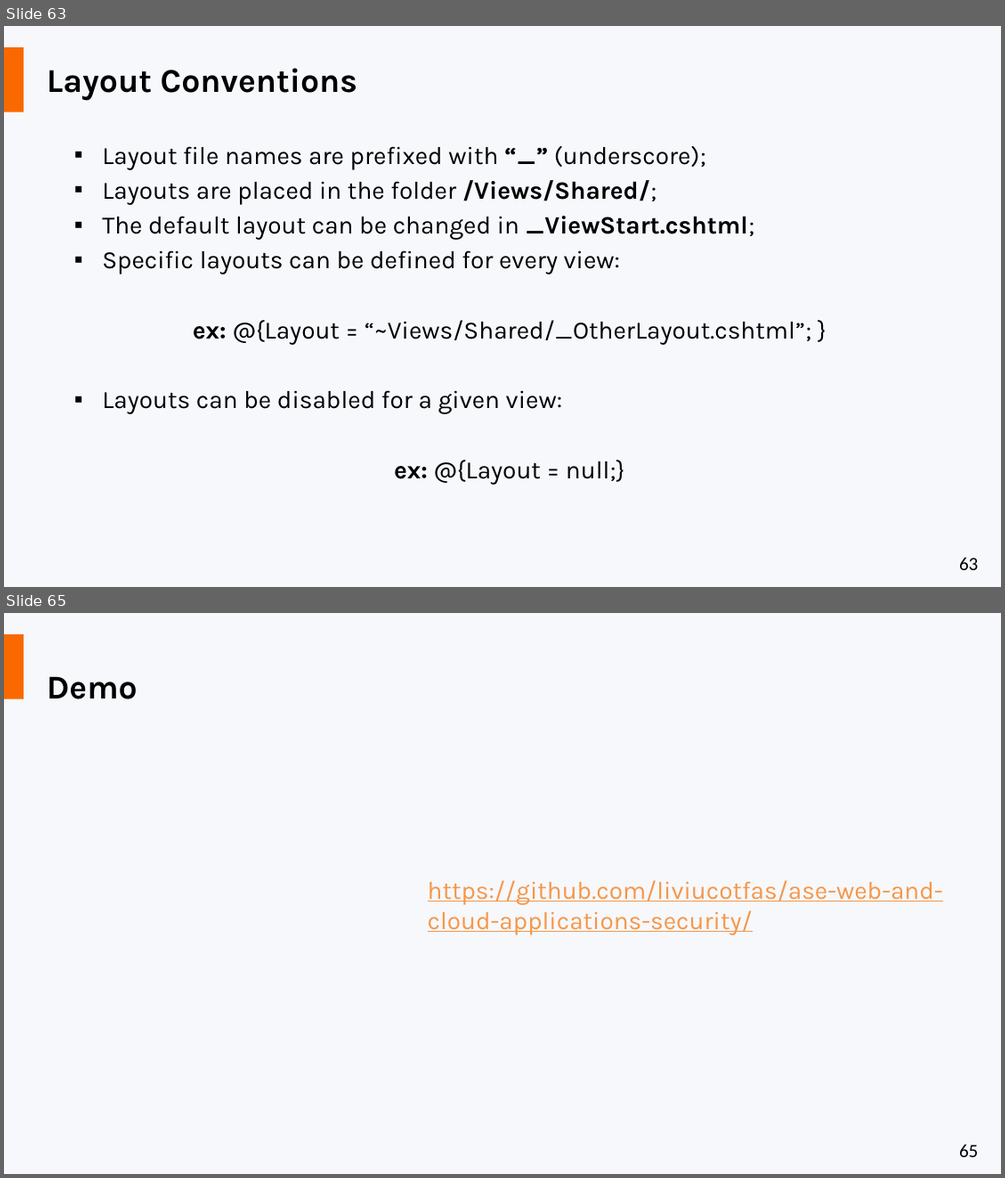
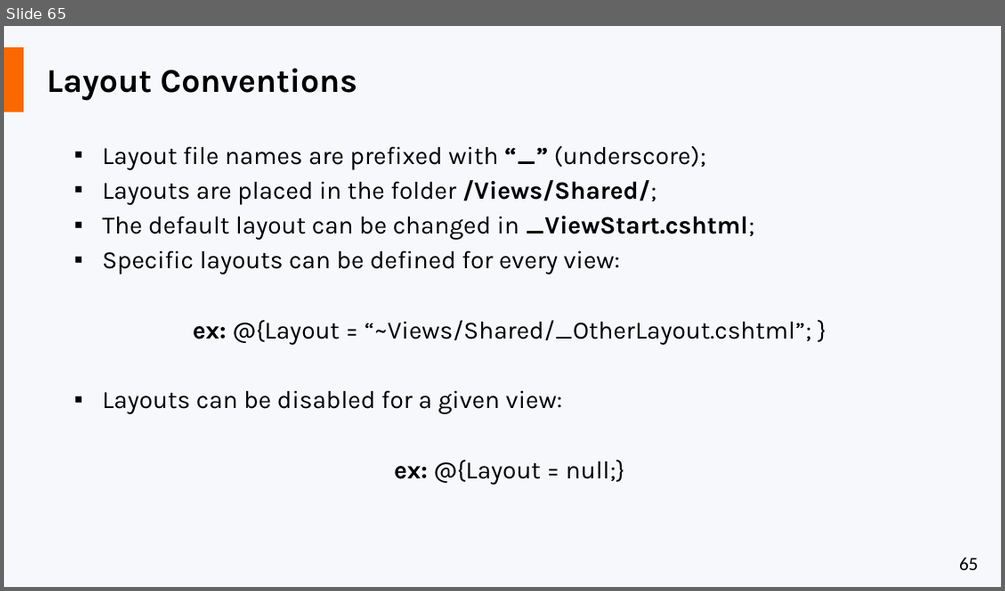
Before and after one commit to liviucotfas/ase-web-and-cloud-applications-security, a slide deck: Presentation ASPNET MVC Core - Part I.pptx. Shown one above the other, each under a label of ours: slides 63 and 65 before the commit, slide 65 after it; the slides between them are not shown. The pictures are 1005x1178 and 1005x591 pixels, drawn with LibreOffice and Linux fonts; fonts in the diff are those of the drawing; background and template pictures are left out. Boxes give left, top, right and bottom in pixels: in the first picture for what was removed or moved away, otherwise in the second. Text is boxed around its words. In the diff, an @@ line names an element or a change of style, - is before the commit and + after.

```diff
--- a/Presentation ASPNET MVC Core - Part I.pptx
+++ b/Presentation ASPNET MVC Core - Part I.pptx
@@ slide 65 removed at box(4, 613, 1001, 1174), background #F6F8FC; not listed: 2 template elements that a slide beside it also shows @@
@@ text removed at box(47, 676, 138, 699) @@
-Demo
@@ text removed at box(428, 880, 943, 935) @@
-https://github.com/liviucotfas/ase-web-and-cloud-applications-security/
@@ what was slide 63 is now slide 65 @@
@@ page number at box(959, 556, 978, 570): text changed @@
-63
+65
```
Also in this commit, not shown: 2 slides added, 1 other slide removed.
